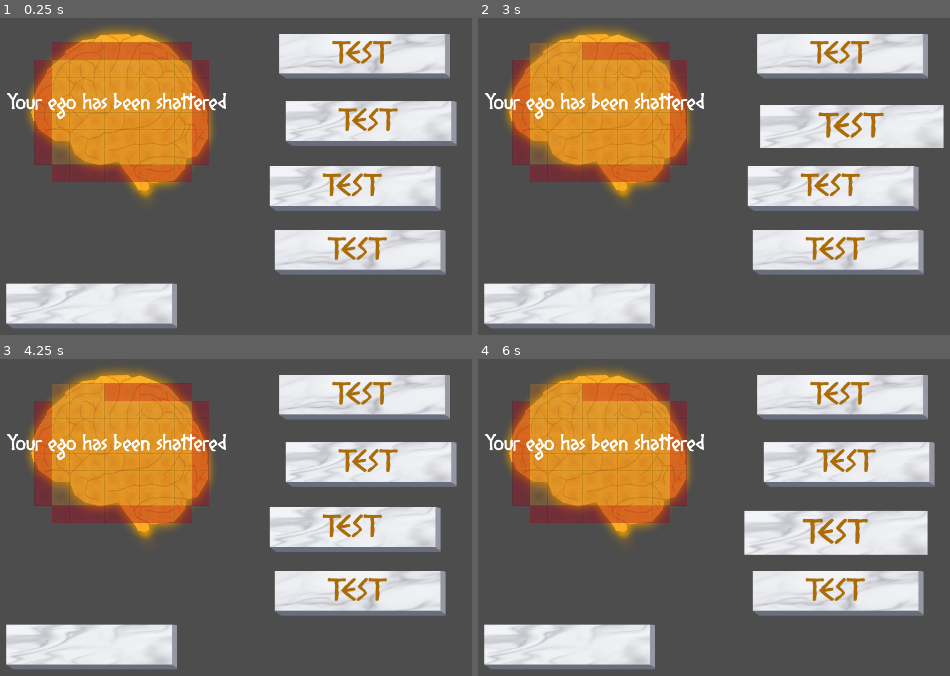
Above: before the commit, frames 1-4 (two rows, left to right).
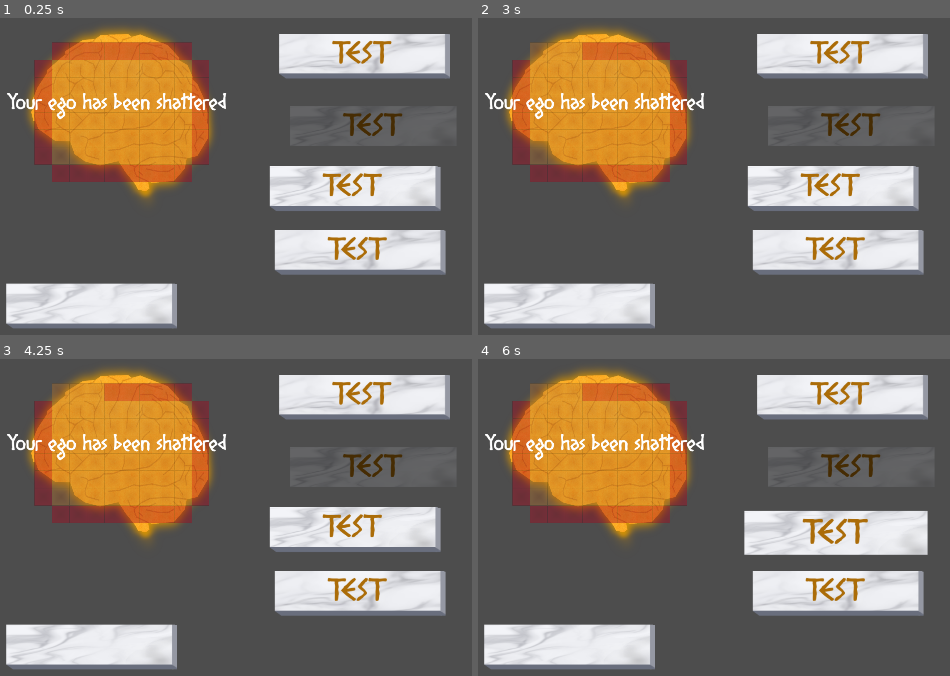
Above: after the commit, the same moments.

Repository: hulien22/ldjam54
Game: Godot game, scene res://scenes/braintesting.tscn
Two runs of this game, one before a commit and one after it. Both use one fixed random seed, a clock stepped at 60 frames per second and the inputs below. This scene is started directly instead of the project's main scene.
Inputs (mouse positions are in pixels of both pictures, inside the frame that each line leads up to):
- Up to frame 1 (0.25 s): no input
- Up to frame 2 (3 s): click (539, 49) at 0.52 s; click (558, 49) at 1.27 s; click (572, 49) at 2.02 s; tap Enter at 2.75 s; move the mouse to (770, 106) at 2.77 s; tap Backspace (keybspace) at 2.85 s; click (770, 106) at 2.92 s
- Up to frame 3 (4.25 s): tap Space at 3.5 s; drag from (outside the picture) to (75, 558) at 3.52 s
- Up to frame 4 (6 s): tap Enter at 4.25, 5.75 s; move the mouse to (676, 371) at 4.27 s; tap Backspace (keybspace) at 4.35, 5.85 s; click (676, 371) at 4.42 s; tap Space at 5 s; drag from (553, 558) to (outside the picture) at 5.02 s; move the mouse to (832, 536) at 5.77 s; click (832, 536) at 5.92 s

The runs differ from the first frame. In frame 1, 5.1% of the frame differs, in the area x 60-97%, y 26-41%; in frame 2, 5.3%, in the area x 59-99%, y 27-42%; in frame 3, 5.1%; in frame 4, 5.1%.
Error before the commit: Invalid call. Nonexistent function 'on_upgrade' in base 'Nil'. (res://scripts/Brain.gd:159)
Error after the commit: Invalid call. Nonexistent function 'on_upgrade' in base 'Nil'. (res://scripts/Brain.gd:163)

Commit message:
add return button to library on min 3 words

Diff:
--- a/scenes/braintesting.tscn
+++ b/scenes/braintesting.tscn
@@ -54,6 +54,7 @@
 
 [node name="marblebutton3" parent="." instance=ExtResource("4_xg0i1")]
 position = Vector2(1565, 519)
+enabled = false
 
 [node name="marblebutton4" parent="." instance=ExtResource("4_xg0i1")]
 position = Vector2(1550, 357)
--- a/scenes/library.tscn
+++ b/scenes/library.tscn
@@ -1,6 +1,30 @@
-[gd_scene load_steps=2 format=3 uid="uid://ccb7ydon7aoh7"]
+[gd_scene load_steps=5 format=3 uid="uid://ccb7ydon7aoh7"]
 
 [ext_resource type="Script" path="res://scripts/library.gd" id="1_2gysf"]
+[ext_resource type="FontFile" uid="uid://cshv7yax3y1kc" path="res://fonts/DIOGENES.ttf" id="2_0774d"]
+[ext_resource type="PackedScene" uid="uid://c7krcwyoak4cs" path="res://scenes/marblebutton.tscn" id="3_x84ab"]
+
+[sub_resource type="LabelSettings" id="LabelSettings_tursl"]
+font = ExtResource("2_0774d")
+font_size = 40
 
 [node name="library" type="Node2D"]
 script = ExtResource("1_2gysf")
+
+[node name="Label" type="Label" parent="."]
+offset_left = 35.0
+offset_top = 23.0
+offset_right = 1885.0
+offset_bottom = 92.0
+text = "Fill your brain with knowledge!"
+label_settings = SubResource("LabelSettings_tursl")
+horizontal_alignment = 1
+vertical_alignment = 1
+autowrap_mode = 3
+
+[node name="Button" parent="." instance=ExtResource("3_x84ab")]
+position = Vector2(952, 994)
+
+[node name="Timer" type="Timer" parent="."]
+wait_time = 0.1
+one_shot = true
--- a/scenes/upgrade.tscn
+++ b/scenes/upgrade.tscn
@@ -1,22 +1,30 @@
-[gd_scene load_steps=2 format=3 uid="uid://ryagmgt1vqsb"]
+[gd_scene load_steps=4 format=3 uid="uid://ryagmgt1vqsb"]
 
 [ext_resource type="Script" path="res://scripts/upgrade.gd" id="1_30evq"]
+[ext_resource type="FontFile" uid="uid://cshv7yax3y1kc" path="res://fonts/DIOGENES.ttf" id="2_cwlvh"]
+
+[sub_resource type="LabelSettings" id="LabelSettings_toyxx"]
+font = ExtResource("2_cwlvh")
+font_size = 40
 
 [node name="upgrade" type="Node2D"]
 script = ExtResource("1_30evq")
 
 [node name="Label" type="Label" parent="."]
-offset_left = 804.0
-offset_top = 3.0
-offset_right = 1117.0
-offset_bottom = 52.0
-text = "Unlock your mind!"
+offset_left = 35.0
+offset_top = 23.0
+offset_right = 1885.0
+offset_bottom = 92.0
+text = "Unlock you mind!"
+label_settings = SubResource("LabelSettings_toyxx")
 horizontal_alignment = 1
+vertical_alignment = 1
+autowrap_mode = 3
 
 [node name="Label2" type="Label" parent="."]
 offset_left = 841.0
-offset_top = 68.0
+offset_top = 100.0
 offset_right = 1069.0
-offset_bottom = 136.0
+offset_bottom = 168.0
 text = "Unlocks remaining: 3"
 horizontal_alignment = 1
--- a/scripts/Brain.gd
+++ b/scripts/Brain.gd
@@ -19,6 +19,7 @@
 
 var combat_scene: Combat;
 var upgrade_scene: Upgrade;
+var update_button_scene: Node2D;
 
 func _ready():
 	print("test")
@@ -150,6 +151,9 @@
 func set_upgrade_node(scene: Upgrade):
 	upgrade_scene = scene;
 
+func set_update_button_scene(scene: Node2D):
+	update_button_scene = scene;
+
 func _on_tile_clicked(gridPosn:Vector2):
 	print(gridPosn)
 	if state_ == Global.BrainState.EXPANDING:
@@ -246,6 +250,16 @@
 	else:
 		word_tile.grid_posn = WordTile.NOT_ON_GRID;
 
+	send_button_update_to_scene()
+
+func send_button_update_to_scene():
+	if update_button_scene != null:
+		var count = 0;
+		for w in word_tiles:
+			if w.on_grid():
+				count += 1;
+		update_button_scene.update_button(count);
+
 func _handle_picked_up_word_tile(word_tile: WordTile):
 	word_tile.move_to_front()
 
--- a/scripts/library.gd
+++ b/scripts/library.gd
@@ -3,7 +3,25 @@
 signal start_library_phase(global_posn:Vector2);
 signal end_library_phase();
 
+var title:String = "Fill your brain with knowledge!";
+
 # Called when the node enters the scene tree for the first time.
 func _ready():
-	#can move to later if needed
+	$Label.text = title;
+	# hack to deal with current_node not being set yet..
+	$Timer.timeout.connect(self.start_scene);
+	$Timer.one_shot = true;
+	$Timer.start(0.02);
+	$Button.connect("on_pressed", self.end_scene);
+
+func start_scene():
 	emit_signal("start_library_phase", get_viewport_rect().size / 2);
+
+func update_button(num_on_grid: int):
+	if (num_on_grid >= 3):
+		$Button.set_enabled(true);
+	else:
+		$Button.set_enabled(false);
+
+func end_scene():
+	emit_signal("end_library_phase");
--- a/scripts/main.gd
+++ b/scripts/main.gd
@@ -148,12 +148,14 @@
 	# bad copy paste stuff here :/
 	if score < 5.0:
 		node = library_scene.instantiate();
+		node.text = "You lost, but you picked up some words from the opponent";
 		node.connect("start_library_phase", _start_library_phase);
 		node.connect("end_library_phase", _end_library_phase);
 		# change stuff in the node, description, category
 	else:
 		node = upgrade_scene.instantiate()
 		node.num_upgrades_available = 2;
+		node.text = "Great work! Your brain expands from your success!";
 		node.connect("start_upgrade_phase", _start_upgrade_phase);
 		node.connect("end_upgrade_phase", _end_upgrade_phase);
 		$Brain.set_upgrade_node(node);
@@ -176,10 +178,14 @@
 	for i in n:
 		$Brain.spawn_new_word(Global.get_word(), Vector2(200,40 * i - 300));
 	show_brain(true);
+	$Brain.set_update_button_scene(current_node);
+	$Brain.send_button_update_to_scene();
 
 func _end_library_phase():
 	# just hide the brain
 	show_brain(false);
+	$Brain.set_update_button_scene(null);
+	_end_scene();
 
 func _start_upgrade_phase(global_posn:Vector2):
 	# set the brain to the correct phase
--- a/scripts/marblebutton.gd
+++ b/scripts/marblebutton.gd
@@ -5,9 +5,11 @@
 @export var tile_sprites:Array[Resource];
 @export var scale_increase_on_hover:float = 1.1;
 @export var text:String = "TEST";
+@export var enabled:bool = true;
 
 var mouse_on: bool = false;
 var label_posn: Vector2;
+
 
 func _ready():
 	set_text(text);
@@ -15,26 +17,44 @@
 	$Node2D/NinePatchRect2.texture = res;
 	$Node2D/NinePatchRect3.texture = res;
 	label_posn = $Node2D/Label.position;
+	set_enabled(enabled);
 
 func set_text(t:String):
 	text = t;
 	$Node2D/Label.text = text;
 
+func set_enabled(e:bool):
+	enabled = e;
+	$Node2D/Button.disabled = !enabled;
+	if enabled:
+		$Node2D/NinePatchRect3.hide()
+		$Node2D/NinePatchRect2.show()
+		$Node2D/Label.position = label_posn;
+		modulate = Color.WHITE;
+	else:
+		$Node2D/NinePatchRect2.hide()
+		$Node2D/NinePatchRect3.show()
+		$Node2D/Label.position = label_posn + $Node2D/NinePatchRect3.position - $Node2D/NinePatchRect2.position;
+		modulate = Color.DIM_GRAY;
+
 func _on_button_button_down():
-	$Node2D/NinePatchRect2.hide()
-	$Node2D/NinePatchRect3.show()
-	$Node2D/Label.position = label_posn + $Node2D/NinePatchRect3.position - $Node2D/NinePatchRect2.position;
+	if enabled:
+		$Node2D/NinePatchRect2.hide()
+		$Node2D/NinePatchRect3.show()
+		$Node2D/Label.position = label_posn + $Node2D/NinePatchRect3.position - $Node2D/NinePatchRect2.position;
 
 func _on_button_button_up():
-	$Node2D/NinePatchRect3.hide()
-	$Node2D/NinePatchRect2.show()
-	$Node2D/Label.position = label_posn;
-	if mouse_on:
-		emit_signal("on_pressed");
+	if enabled:
+		$Node2D/NinePatchRect3.hide()
+		$Node2D/NinePatchRect2.show()
+		$Node2D/Label.position = label_posn;
+		if mouse_on:
+			emit_signal("on_pressed");
 
 func _on_button_mouse_entered():
-	$Node2D.scale = Vector2.ONE * scale_increase_on_hover
-	mouse_on = true;
+	if enabled:
+		$Node2D.scale = Vector2.ONE * scale_increase_on_hover
+		mouse_on = true;
 
 func _on_button_mouse_exited():
 	$Node2D.scale = Vector2.ONE
--- a/scripts/upgrade.gd
+++ b/scripts/upgrade.gd
@@ -4,11 +4,13 @@
 signal end_upgrade_phase();
 
 var num_upgrades_available:int = 3;
+var text:String = "Unlock your mind!";
 
 # Called when the node enters the scene tree for the first time.
 func _ready():
 	#can move to later if needed
 	emit_signal("start_upgrade_phase", get_viewport_rect().size / 2);
+	$Label.text = text;
 	update_text()
 
 func update_text():
